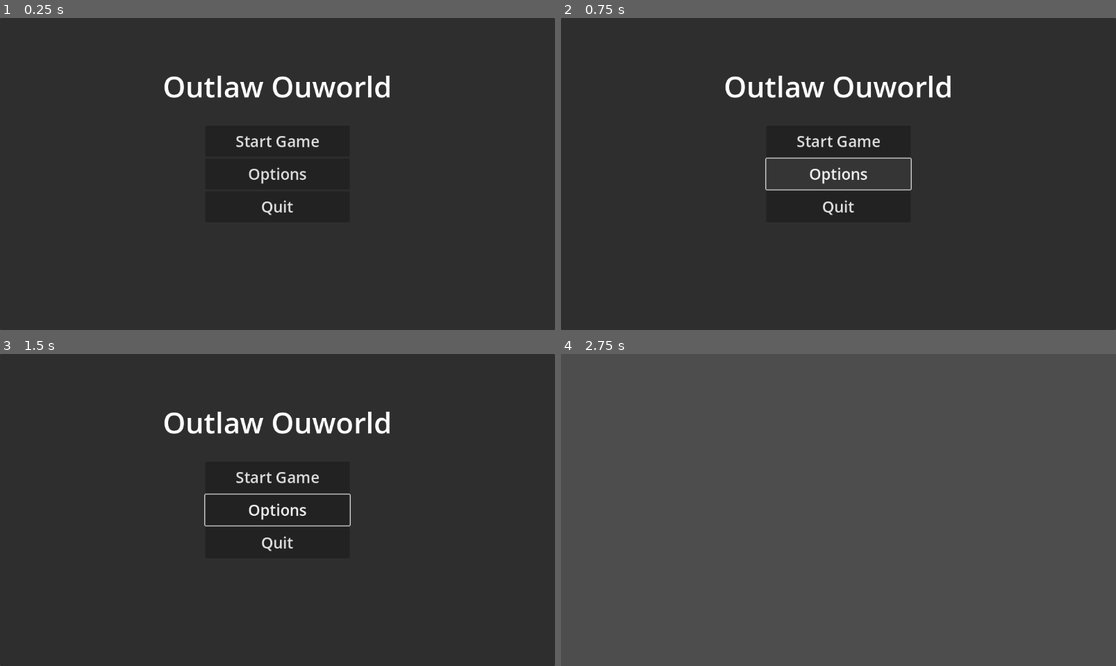
Above: before the commit, frames 1-4 (two rows, left to right).
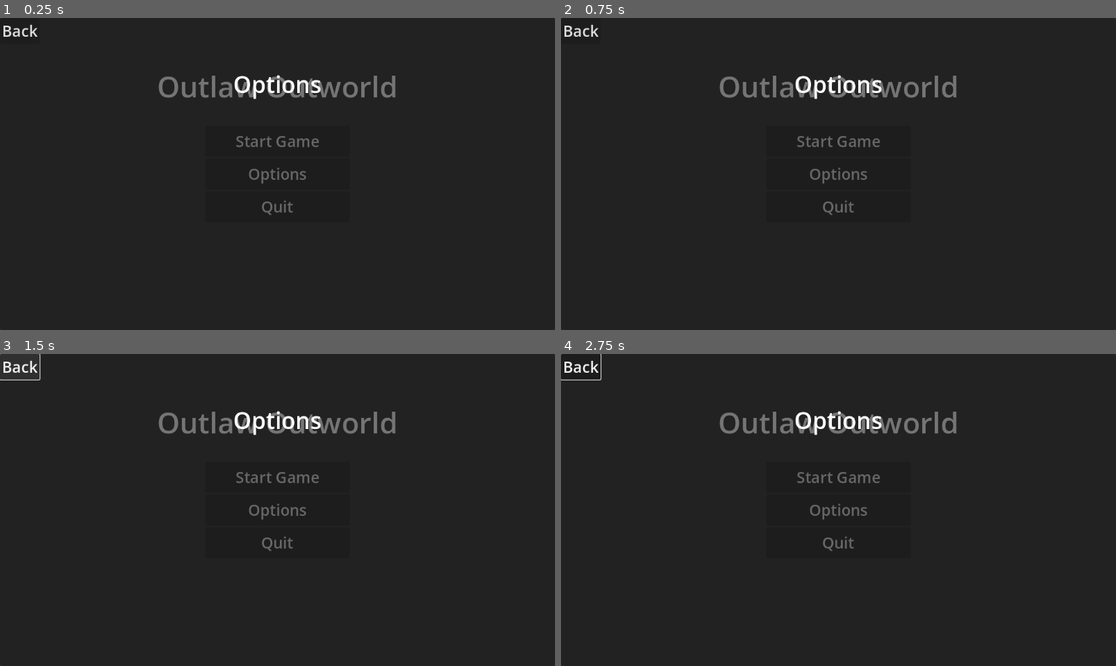
Above: after the commit, the same moments.

Repository: Sacrit38/outlaw-outworld
Game: Godot game, scene res://main_menu.tscn
Two runs of this game, one before a commit and one after it. Both use one fixed random seed, a clock stepped at 60 frames per second and the inputs below. The project has no main scene, so this scene is started directly.
Inputs (mouse positions are in pixels of both pictures, inside the frame that each line leads up to):
- Up to frame 1 (0.25 s): no input
- Up to frame 2 (0.75 s): click "Options" at 0.5 s
- Up to frame 3 (1.5 s): click (22, 366) at 1.25 s, where only the run after the commit has a clickable "Back"
- Up to frame 4 (2.75 s): click "Start Game" at 2 s

The runs differ from the first frame. In frame 1, 2.5% of the frame differs, in the area x 0-72%, y 2-64%; in frame 2, 2.9%; in frame 3, 2.9%; in frame 4, 99%, in the area x 0-100%, y 0-100%.

Commit message:
feat!:manually add option panel kosongan

Diff:
--- a/main_menu.tscn
+++ b/main_menu.tscn
@@ -66,10 +66,41 @@
 offset_bottom = 175.0
 grow_horizontal = 2
 theme_override_font_sizes/font_size = 60
-text = "Outlaw Ouworld"
+text = "Outlaw Outworld"
 horizontal_alignment = 1
 vertical_alignment = 1
+
+[node name="OptionPanel" type="Panel" parent="."]
+layout_mode = 1
+anchors_preset = 15
+anchor_right = 1.0
+anchor_bottom = 1.0
+grow_horizontal = 2
+grow_vertical = 2
+metadata/_edit_use_anchors_ = true
+
+[node name="OptionLabel" type="Label" parent="OptionPanel"]
+layout_mode = 1
+anchors_preset = 5
+anchor_left = 0.5
+anchor_right = 0.5
+offset_left = -100.0
+offset_top = 100.0
+offset_right = 99.99939
+offset_bottom = 175.0
+grow_horizontal = 2
+theme_override_font_sizes/font_size = 48
+text = "Options"
+horizontal_alignment = 1
+vertical_alignment = 1
+
+[node name="OptionBack" type="Button" parent="OptionPanel"]
+layout_mode = 2
+size_flags_vertical = 3
+theme_override_font_sizes/font_size = 32
+text = "Back"
 
 [connection signal="button_up" from="VBoxContainer/Start" to="." method="_on_start_button_up"]
 [connection signal="button_up" from="VBoxContainer/Option" to="." method="_on_option_button_up"]
 [connection signal="button_up" from="VBoxContainer/Quit" to="." method="_on_quit_button_up"]
+[connection signal="button_up" from="OptionPanel/OptionBack" to="." method="_on_back_option_button_up"]
